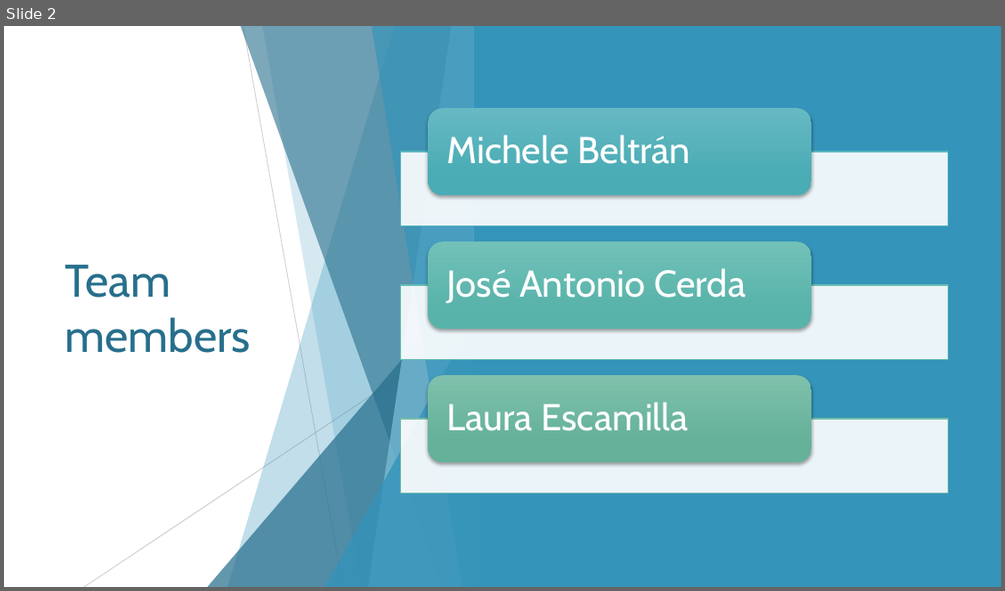
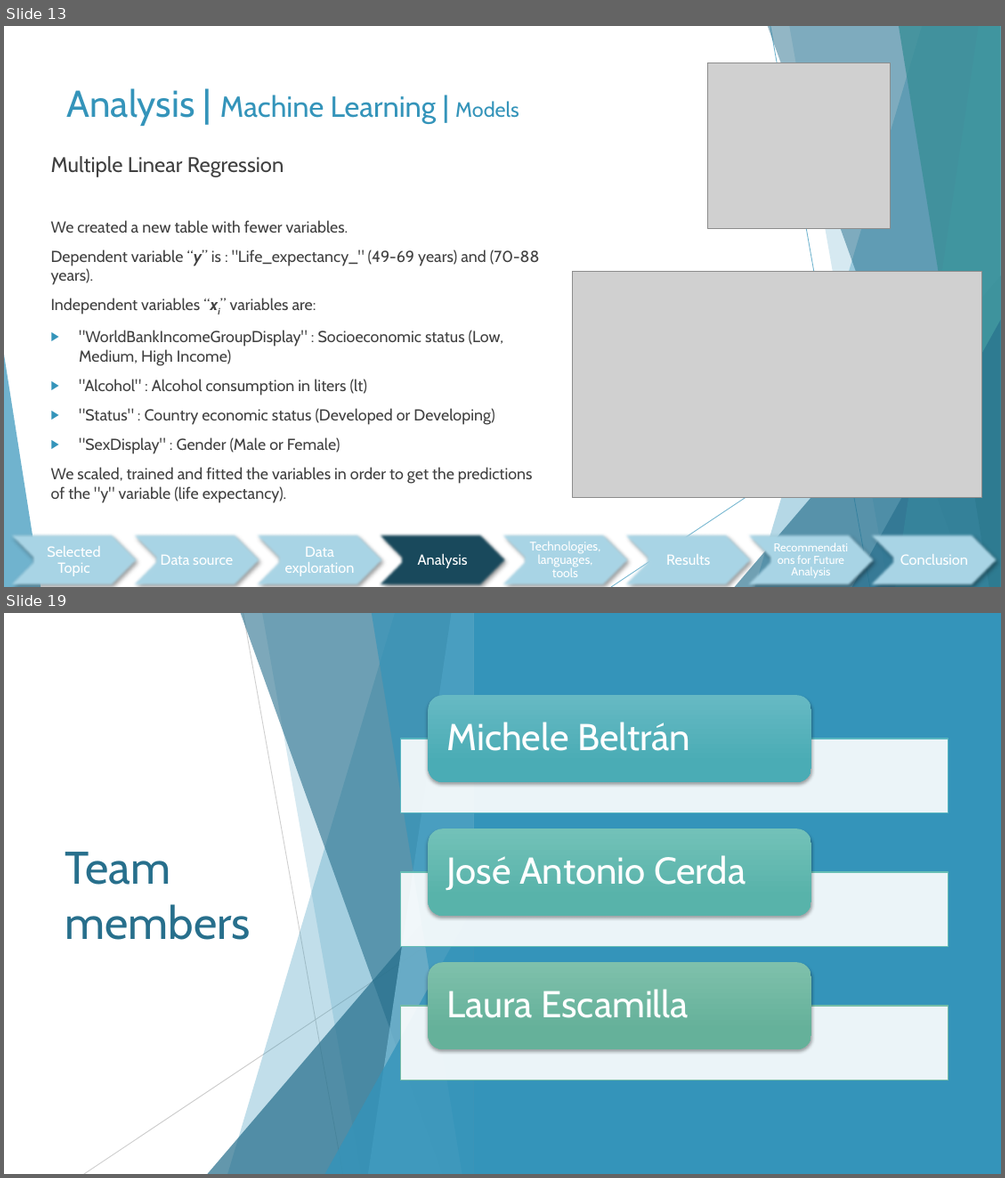
Before and after one commit to jcerda1994/Proyecto_final_1, a slide deck: Final Presentation.pptx. Shown one above the other, each under a label of ours: slide 2 before the commit, slides 13 and 19 after it; the slides between them are not shown. The pictures are 1005x591 and 1005x1178 pixels, drawn with LibreOffice and Linux fonts; fonts in the diff are those of the drawing; grey boxes stand for pictures. Boxes give left, top, right and bottom in pixels: in the first picture for what was removed or moved away, otherwise in the second. Text is boxed around its words. In the diff, an @@ line names an element or a change of style, - is before the commit and + after.

```diff
--- a/Final Presentation.pptx
+++ b/Final Presentation.pptx
@@ slide 13 added at [4, 26, 1001, 587], background #FFFFFF; not listed: 10 template elements that a slide beside it also shows @@
@@ picture added at [708, 62, 890, 228] @@
@@ title added at [67, 88, 519, 126], 28 pt, text #3494BA @@
+Analysis | Machine Learning | Models
@@ text added at [51, 156, 540, 503], 15.3 pt, text #404040 @@
+Multiple Linear Regression
+We created a new table with fewer variables.
+Dependent variable “y” is : "Life_expectancy_" (49-69 years) and (70-88 years).
+Independent variables “xi” variables are:
+▶ "WorldBankIncomeGroupDisplay" : Socioeconomic status (Low, Medium, High Income)
+▶ "Alcohol" : Alcohol consumption in liters (lt)
+▶ "Status" : Country economic status (Developed or Developing)
+▶ "SexDisplay" : Gender (Male or Female)
+We scaled, trained and fitted the variables in order to get the predictions of the "y" variable (life expectancy).
@@ picture added at [573, 272, 982, 497] @@
@@ group added at [4, 533, 1001, 587]: 8 chevrons, 8 texts @@
+Selected Topic
+Data source
+Data exploration
+Analysis
+Technologies, languages, tools
+Results
+Recommendations for Future Analysis
+Conclusion
@@ what was slide 2 is now slide 19 @@
```
Also in this commit, not shown: 10 slides changed, 7 other slides added, 9 slides removed.
